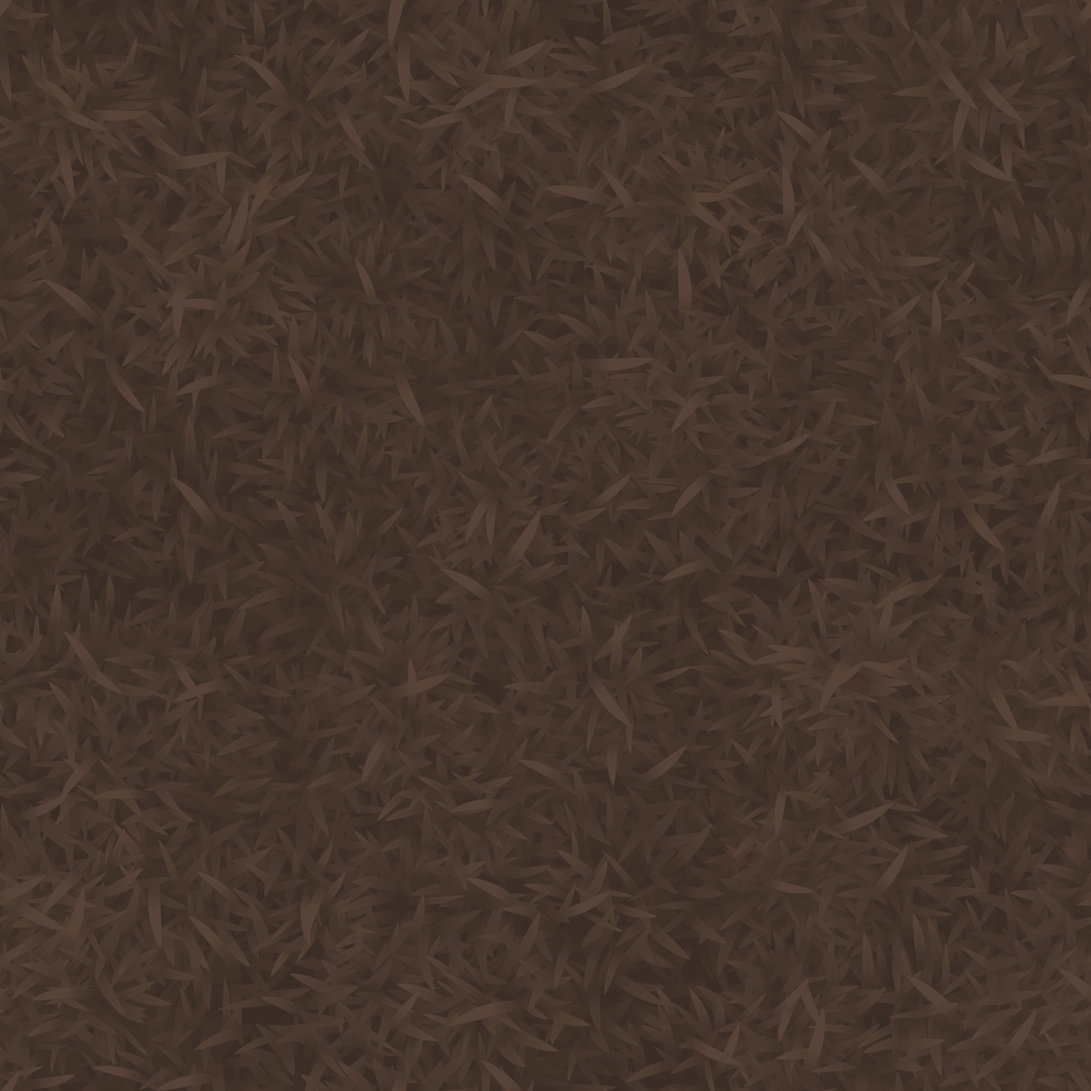
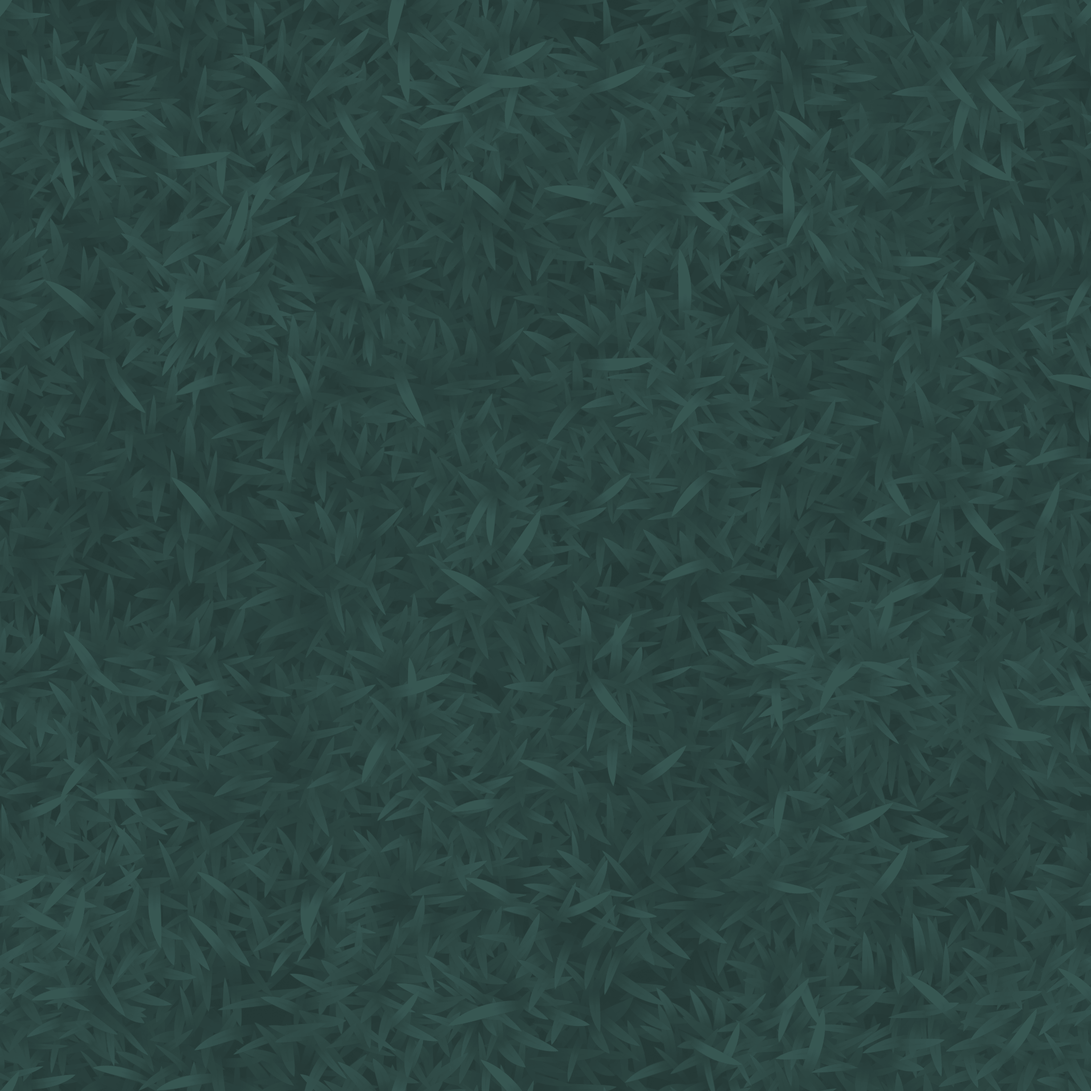
Layers edited between the first and the second 1091 × 1091 image:
pixels changed over [0, 0, 1091, 1091] (layer not identified)
